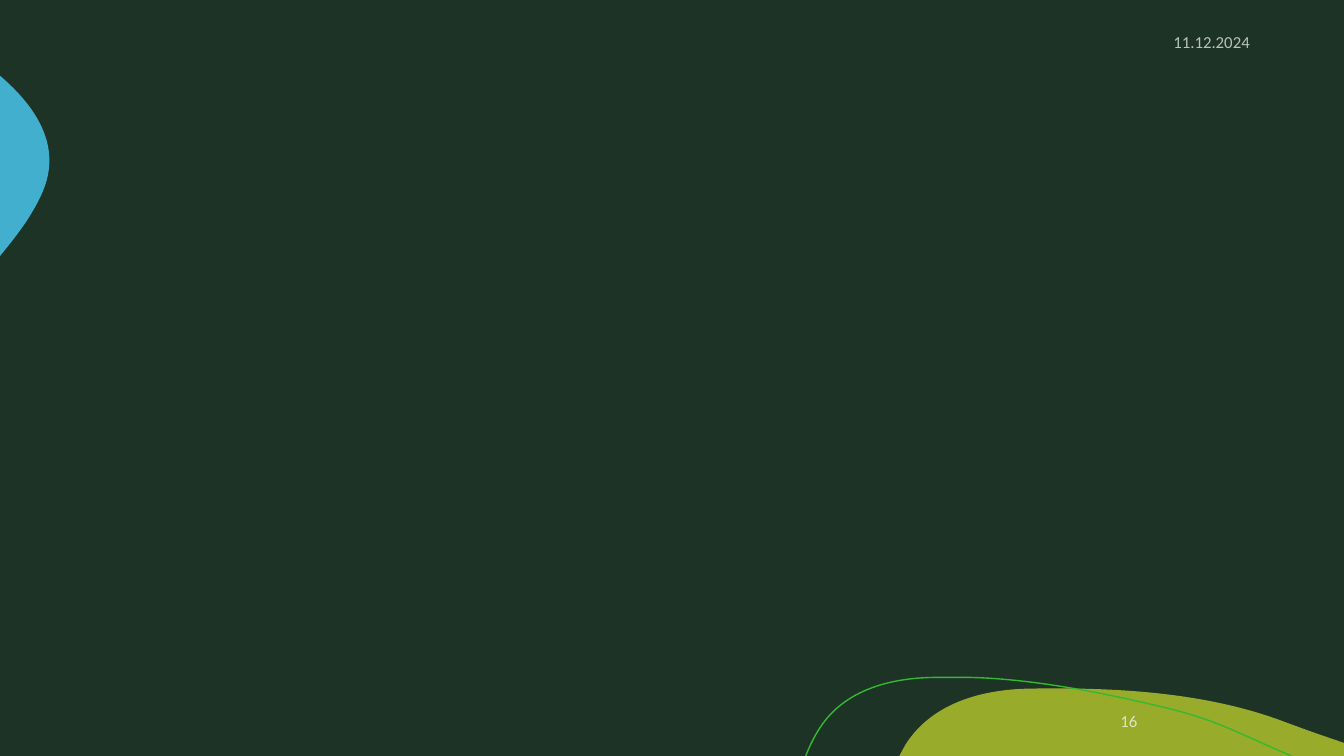
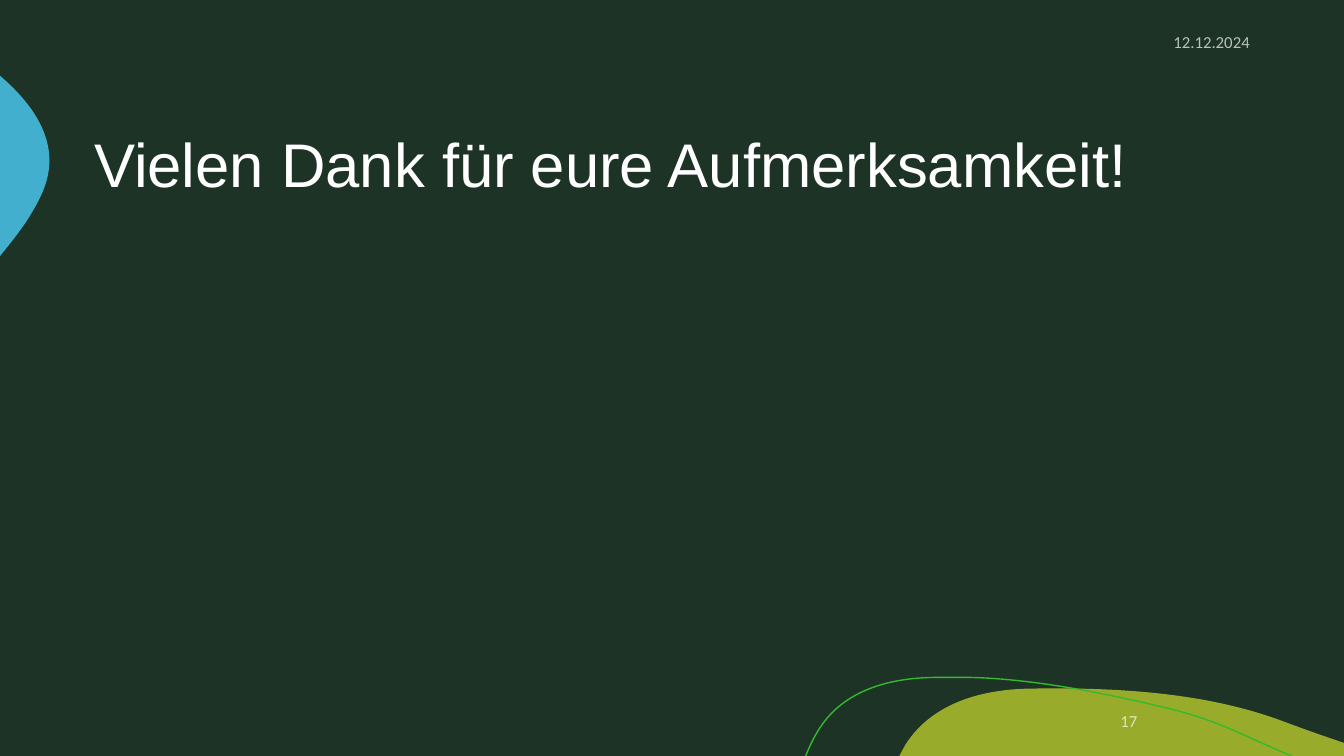
Before and after one commit to zIExpantion/ZumGelbenBach, a slide deck: slide 17 of Dokumente/Sprint-Backlog/Sprint-Backlog2.pptx (slide 16 before the commit). Drawn at 1344x756 pixels with LibreOffice and Linux fonts; fonts in the diff are those of the drawing; background and template pictures are left out. Boxes give left, top, right and bottom in pixels: in the first picture for what was removed or moved away, otherwise in the second. Text is boxed around its words. In the diff, an @@ line names an element or a change of style, - is before the commit and + after.

```diff
--- a/Dokumente/Sprint-Backlog/Sprint-Backlog2.pptx
+++ b/Dokumente/Sprint-Backlog/Sprint-Backlog2.pptx
@@ text at bbox=[1173, 37, 1249, 48]: text changed @@
-11.12.2024
+12.12.2024
@@ title added at bbox=[94, 142, 1126, 188], 44 pt, text #FFFFFF @@
+Vielen Dank für eure Aufmerksamkeit!
@@ page number at bbox=[1120, 716, 1137, 727]: text changed @@
-16
+17
```
Also in this commit, not shown: 15 other slides changed.
